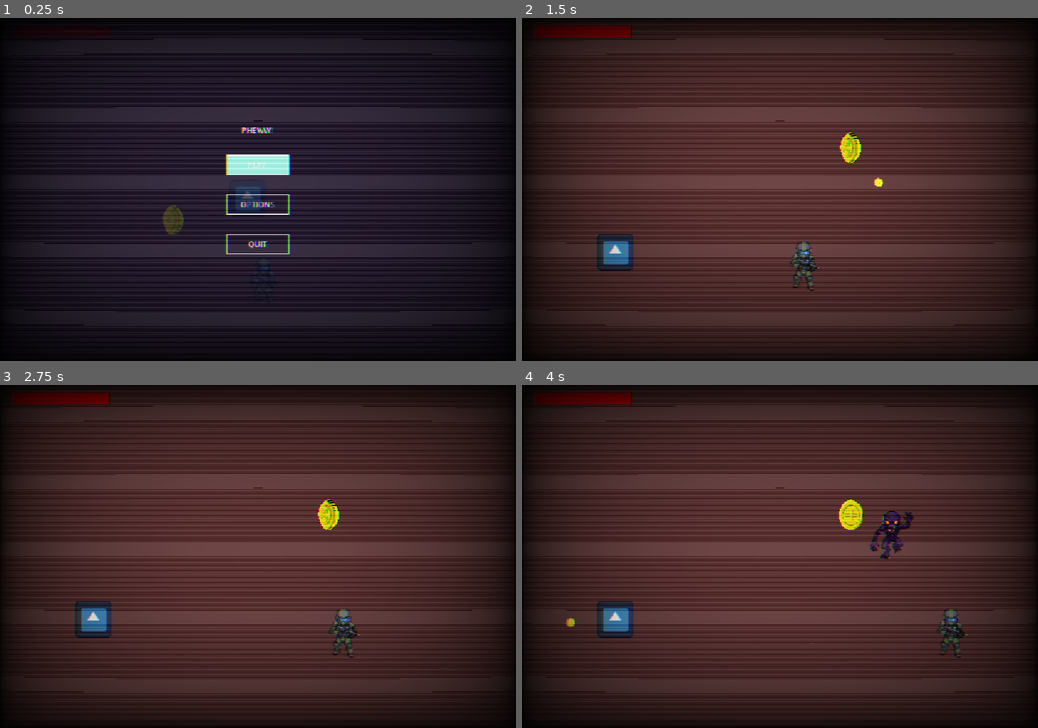
Above: before the commit, frames 1-4 (two rows, left to right).
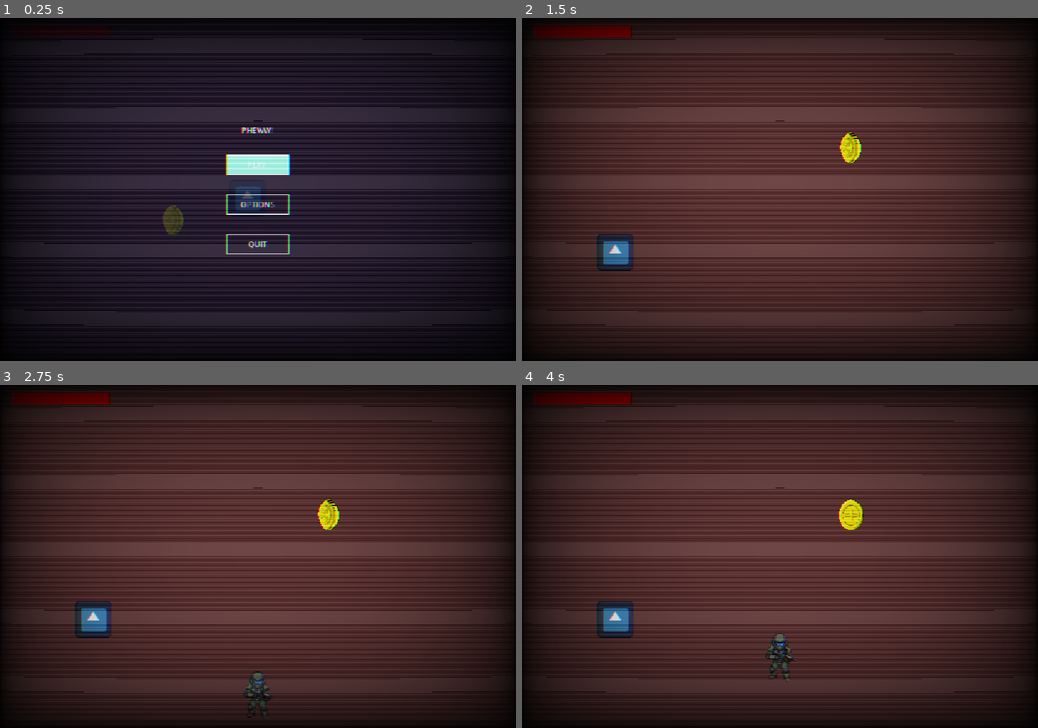
Above: after the commit, the same moments.

Repository: Krelian88/npa-game
Game: Godot game, scene res://Scene/main_menu.tscn
Two runs of this game, one before a commit and one after it. Both use one fixed random seed, a clock stepped at 60 frames per second and the inputs below. The engine's default icon, where the game draws it, is replaced by a stand-in: a white triangle on a blue panel in a dark square. Sound files missing from this copy of the repository are replaced by a short silence.
Inputs (mouse positions are in pixels of both pictures, inside the frame that each line leads up to):
- Up to frame 1 (0.25 s): no input
- Up to frame 2 (1.5 s): click "PLAY" at 0.5 s; tap Enter (ui_accept) at 1.25 s; move the mouse to (893, 172) at 1.27 s; hold Right (Move Right) from 1.28 s (still down); click (893, 172) at 1.35 s
- Up to frame 3 (2.75 s): tap Enter (ui_accept) at 1.52 s; release Right (Move Right) at 2 s; drag from (154, 573) to (340, 631) at 2.02 s
- Up to frame 4 (4 s): move the mouse to (831, 481) at 2.77 s; hold Right (Move Right) 2.78-3.5 s; click (831, 481) at 2.85 s; drag from (754, 625) to (852, 515) at 3.52 s

The runs differ from the first frame. In frame 1, less than 0.1% of the frame differs, in the area x 50-52%, y 72-74%; in frame 2, 0.5%; in frame 3, 0.8%; in frame 4, 1.4%, in the area x 8-87%, y 36-87%.

Commit message:
Add player entrance tween; defer segment start
Introduce an entrance sequence in game.gd: disable player input, position the player offscreen, and tween them into place (EASE_OUT, TRANS_QUAD) over 3s. After the tween, re-enable input and trigger segment_manager.start_segment() (with a 0.5s interval). In segment_manager.gd remove the automatic start_segment.call_deferred() so segment start is driven by the game's entrance sequence. Also includes minor formatting and class_name cleanup.

Diff:
--- a/Scripts/game.gd
+++ b/Scripts/game.gd
@@ -37,6 +37,17 @@
 	bgm.play()
 	bgm.finished.connect(bgm.play)
 
+	var player = get_node("Player")
+	player.input_enabled = false
+	player.global_position = Vector2(540, 3200)
+	var entrance := create_tween()
+	entrance.set_ease(Tween.EASE_OUT)
+	entrance.set_trans(Tween.TRANS_QUAD)
+	entrance.tween_property(player, "global_position", Vector2(540, 2850), 3.0)
+	entrance.tween_callback(func(): player.input_enabled = true)
+	entrance.tween_interval(0.5)
+	entrance.tween_callback(func(): segment_manager.start_segment())
+
 func _on_game_won() -> void:
 	print("YOU WIN!")
 	get_tree().change_scene_to_file("res://Scene/win_screen.tscn")
--- a/Scripts/segment_manager.gd
+++ b/Scripts/segment_manager.gd
@@ -43,7 +43,6 @@
 func _ready() -> void:
 	player = get_parent().get_node("Player")
 	draw_debug_boundaries.call_deferred()
-	start_segment.call_deferred()
 
 func start_segment() -> void:
 	enemies_alive = SEGMENTS[current_segment]["enemies"]
